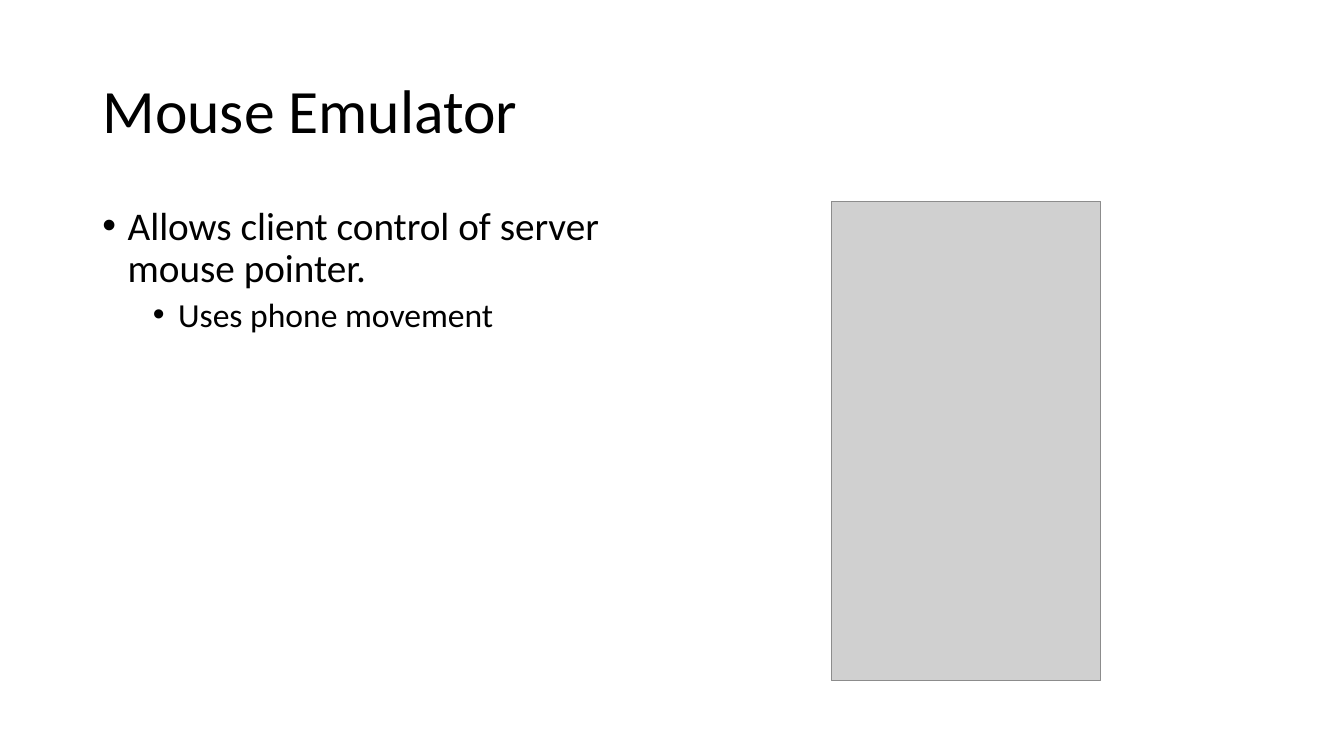
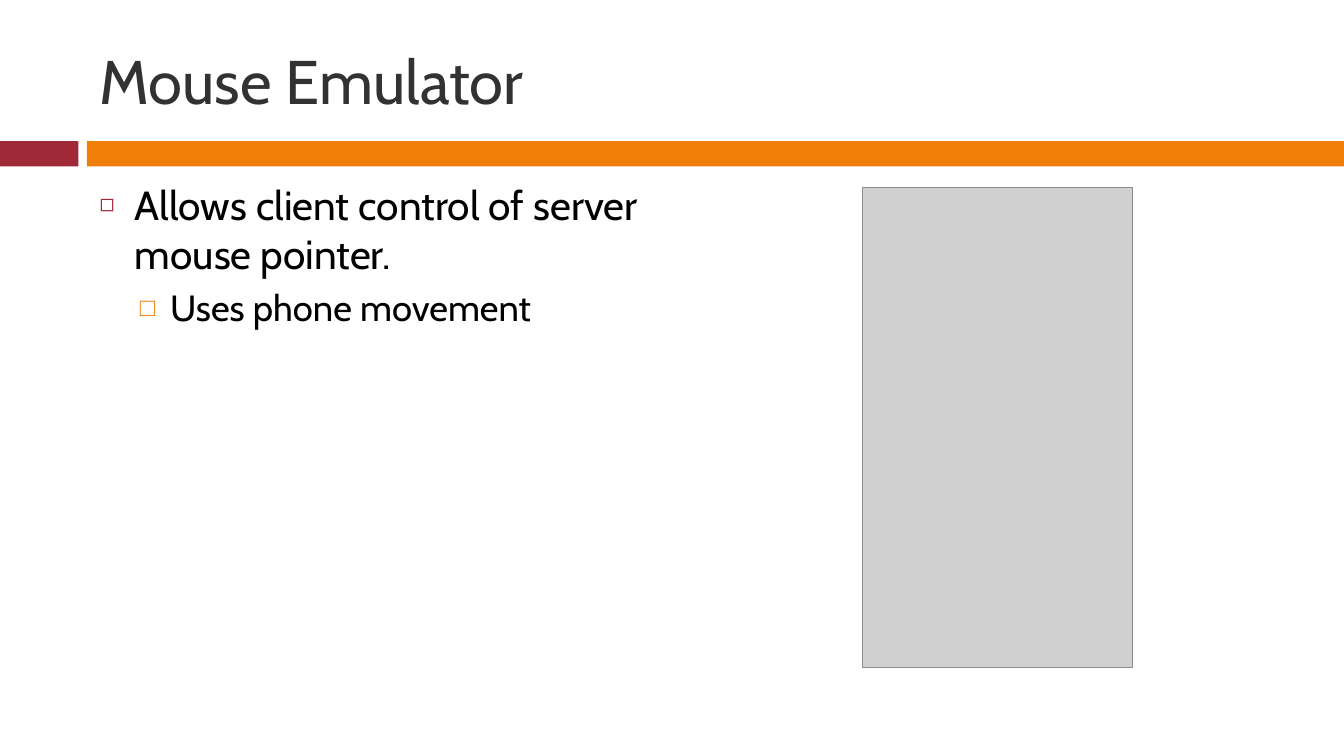
Before and after one commit to rferrance/DataBridge, a slide deck: slide 4 of DataBridgePresentation.pptx. Drawn at 1344x756 pixels with LibreOffice and Linux fonts; fonts in the diff are those of the drawing; grey boxes stand for pictures. Boxes give left, top, right and bottom in pixels: in the first picture for what was removed or moved away, otherwise in the second. Text is boxed around its words. In the diff, an @@ line names an element or a change of style, - is before the commit and + after.

```diff
--- a/DataBridgePresentation.pptx
+++ b/DataBridgePresentation.pptx
@@ title "Mouse Emulator" moved from (x1=102, y1=90, x2=518, y2=134) to (x1=100, y1=58, x2=524, y2=105) @@
@@ title "Mouse Emulator" at (x1=100, y1=58, x2=524, y2=105): font Calibri to Cabin, text colour #000000 to #323232; line spacing 0.9 to 1 @@
@@ rectangle added at (x1=0, y1=141, x2=79, y2=166), fill #9F2936 @@
@@ rectangle added at (x1=87, y1=141, x2=1344, y2=166), fill #F07F09 @@
@@ text "Allows client control of server ..." moved from (x1=128, y1=212, x2=599, y2=333) to (x1=135, y1=189, x2=638, y2=330) @@
@@ text "Allows client control of server ..." at (x1=135, y1=189, x2=638, y2=330): size 28 to 29 pt in "Allows client control of server mouse pointer."; font Calibri to Cabin; size 24 to 26 pt in "Uses phone movement"; bullet • to ◻; line spacing 0.9 to 1; less space between paragraphs; bullet • to □ @@
@@ picture moved from (x1=831, y1=202, x2=1101, y2=682) to (x1=863, y1=188, x2=1133, y2=667) @@
```
Also in this commit, not shown: 9 other slides changed.
